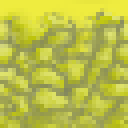
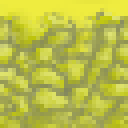
Layered file, before and after one edit (128x128). Changes by layer:
painted on "Calque Copié" over [left=0, top=4, right=128, bottom=128]
painted on "Arrière-plan" over [left=0, top=4, right=128, bottom=128]
